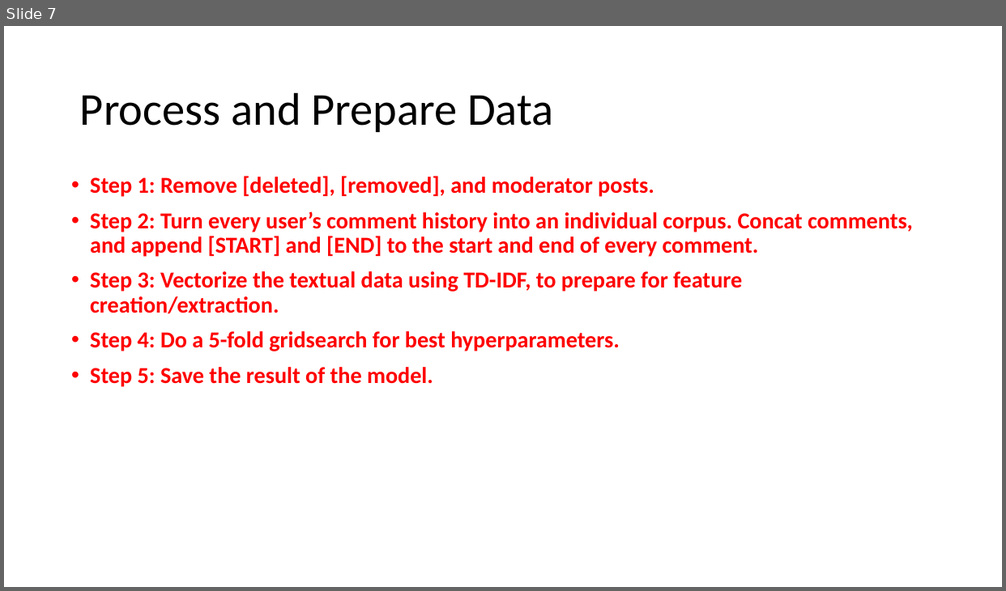
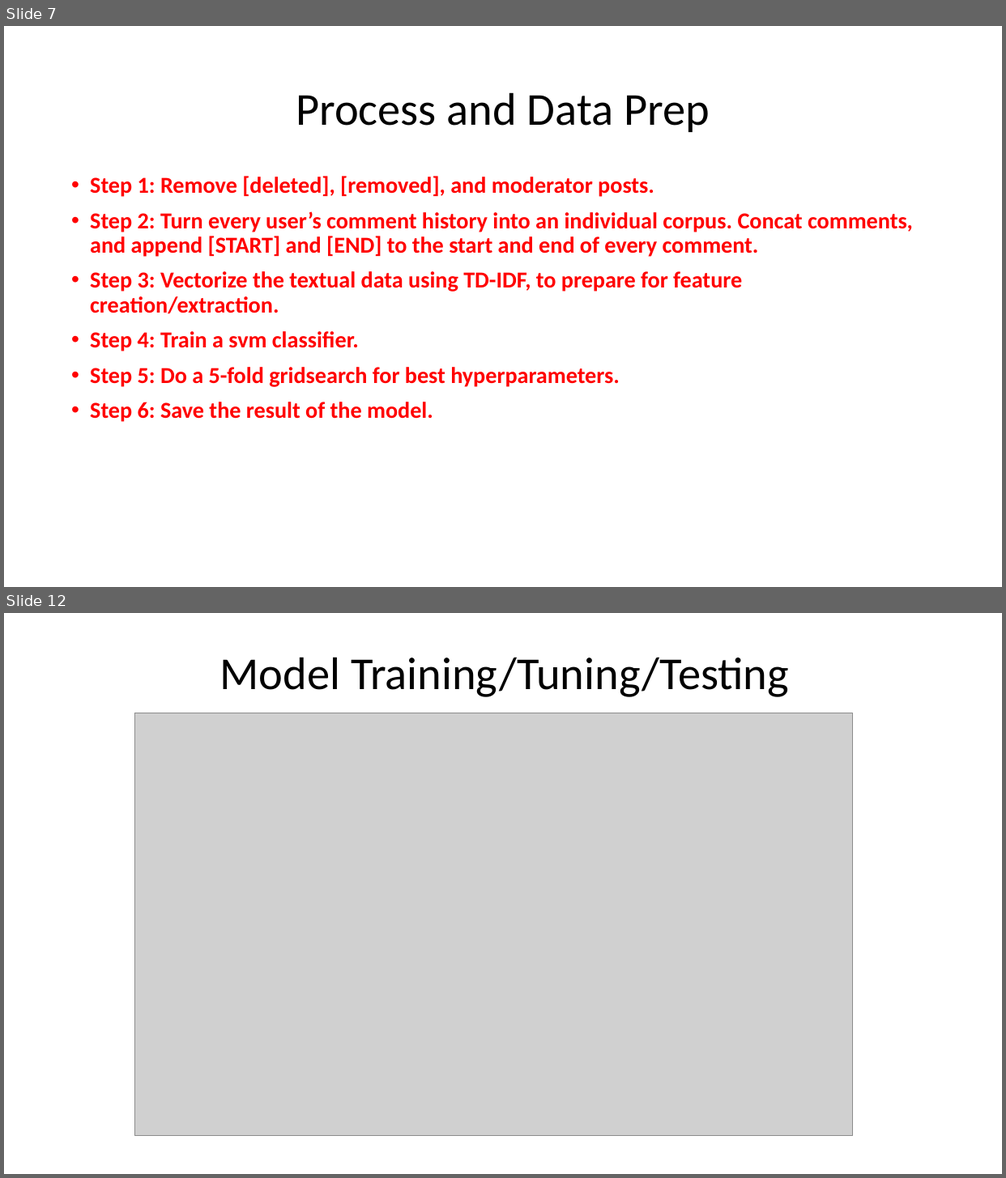
Before and after one commit to Spyrix/RedditUserClassification, a slide deck: Project_Presentation.pptx. Shown one above the other, each under a label of ours: slide 7 before the commit, slides 7 and 12 after it; the slides between them are not shown. The pictures are 1006x591 and 1006x1178 pixels, drawn with LibreOffice and Linux fonts; fonts in the diff are those of the drawing; grey boxes stand for pictures. Boxes give left, top, right and bottom in pixels: in the first picture for what was removed or moved away, otherwise in the second. Text is boxed around its words. In the diff, an @@ line names an element or a change of style, - is before the commit and + after.

```diff
--- a/Project_Presentation.pptx
+++ b/Project_Presentation.pptx
@@ slide 12 added at (4,613,1002,1174), background #FFFFFF @@
@@ title added at (220,657,789,697), 44 pt, text #000000 @@
+Model Training/Tuning/Testing
@@ picture added at (135,713,852,1135) @@
@@ slide 7 changed as well @@
@@ title at (296,92,710,132): text changed @@
-Process and Prepare Data
+Process and Data Prep
@@ text at (90,331,620,422): text changed @@
-• Step 4: Do a 5-fold gridsearch for best hyperparameters.
-• Step 5: Save the result of the model.
+• Step 4: Train a svm classifier.
+• Step 5: Do a 5-fold gridsearch for best hyperparameters.
+• Step 6: Save the result of the model.
```
Also in this commit, not shown: 9 other slides changed, 5 other slides added, 4 slides removed, 3 other files.
